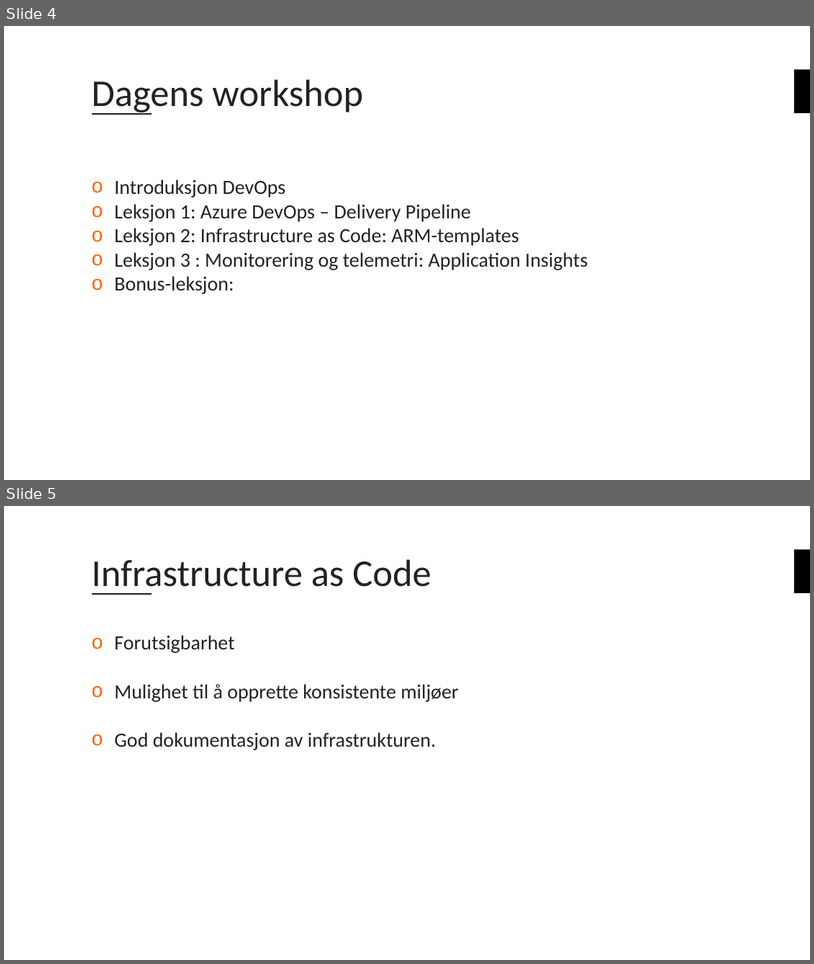
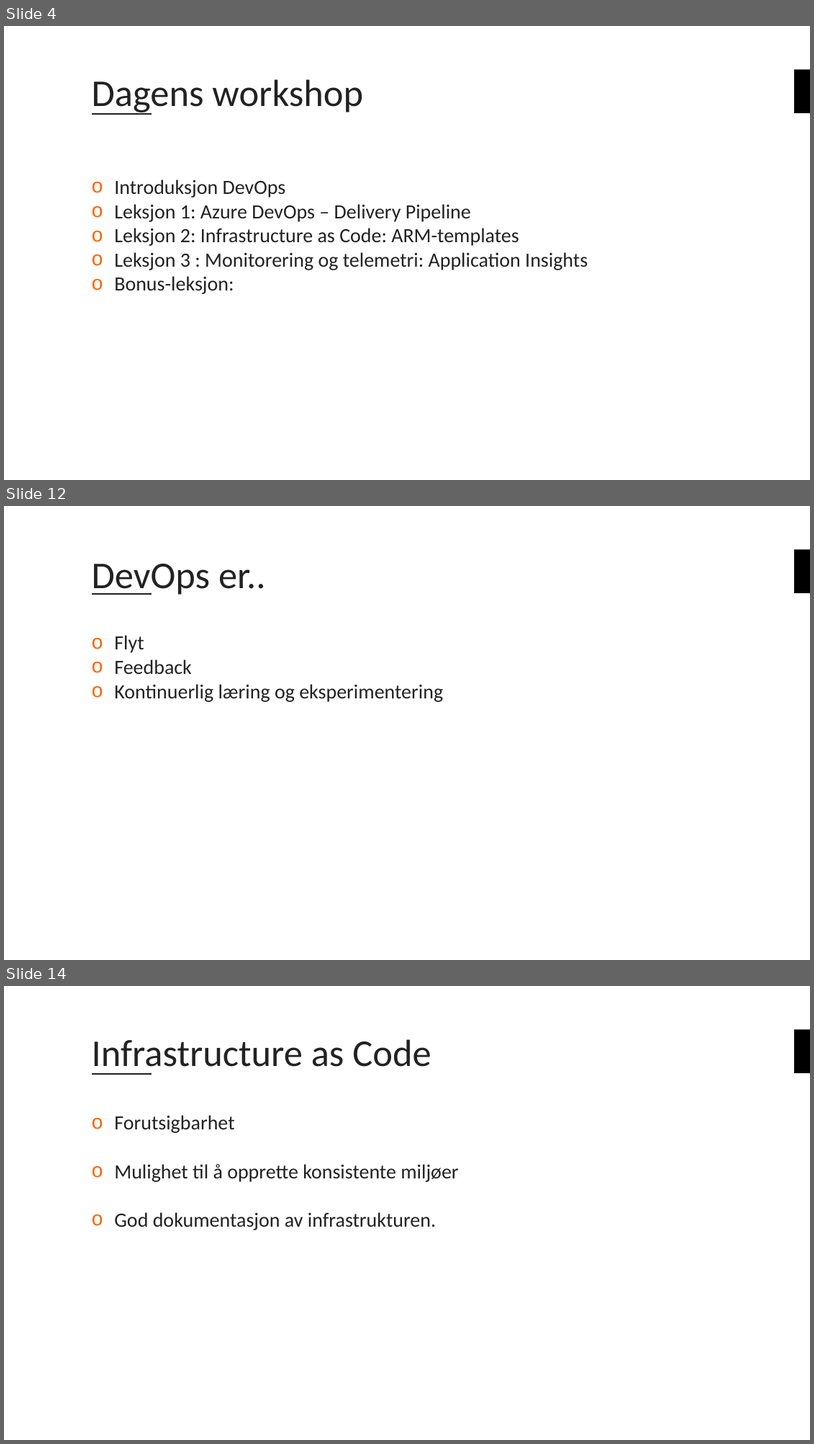
Before and after one commit to bouvet/azure-workshops, a slide deck: Workshop_2/Presentasjon/Azureskolen-Workshop#2.pptx. Shown one above the other, each under a label of ours: slides 4 and 5 before the commit, slides 4, 12 and 14 after it; the slides between them are not shown. The pictures are 814x964 and 814x1444 pixels, drawn with LibreOffice and Linux fonts; fonts in the diff are those of the drawing; background and template pictures are left out. Boxes give left, top, right and bottom in pixels: in the first picture for what was removed or moved away, otherwise in the second. Text is boxed around its words. In the diff, an @@ line names an element or a change of style, - is before the commit and + after.

```diff
--- a/Workshop_2/Presentasjon/Azureskolen-Workshop#2.pptx
+++ b/Workshop_2/Presentasjon/Azureskolen-Workshop#2.pptx
@@ slide 12 added at [4,506,810,960], background #FFFFFF; not listed: 2 template elements that a slide beside it also shows @@
@@ title added at [92,564,266,595], 45 pt, text #222222 @@
+DevOps er..
@@ text added at [114,635,443,702], 24 pt, text #222222 @@
+o Flyt
+o Feedback
+o Kontinuerlig læring og eksperimentering
@@ what was slide 5 is now slide 14 @@
```
Also in this commit, not shown: 8 other slides added.
